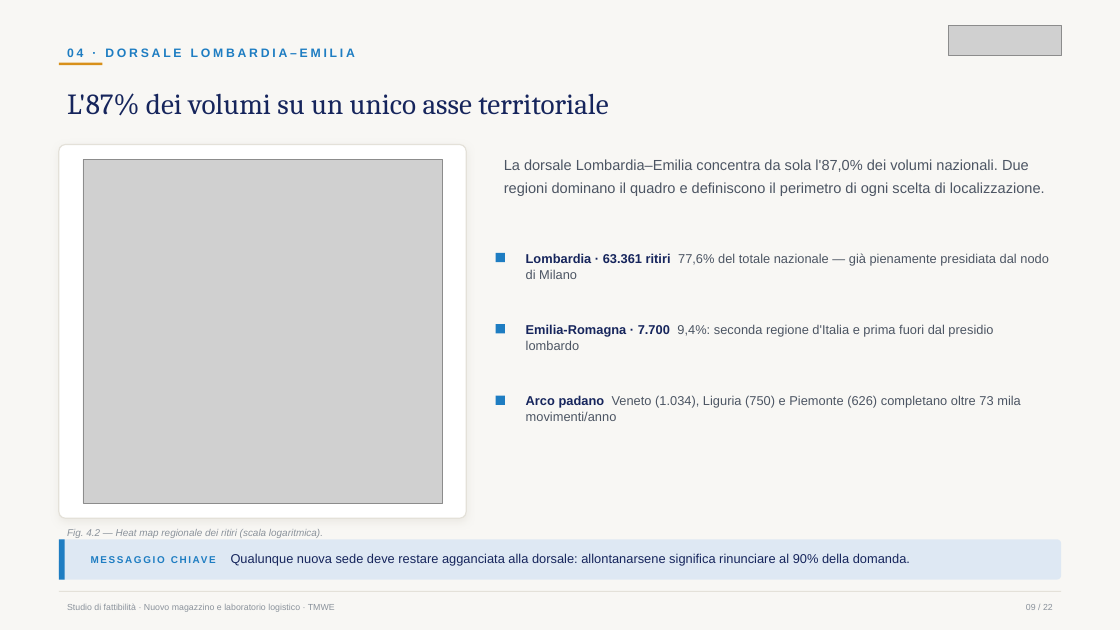
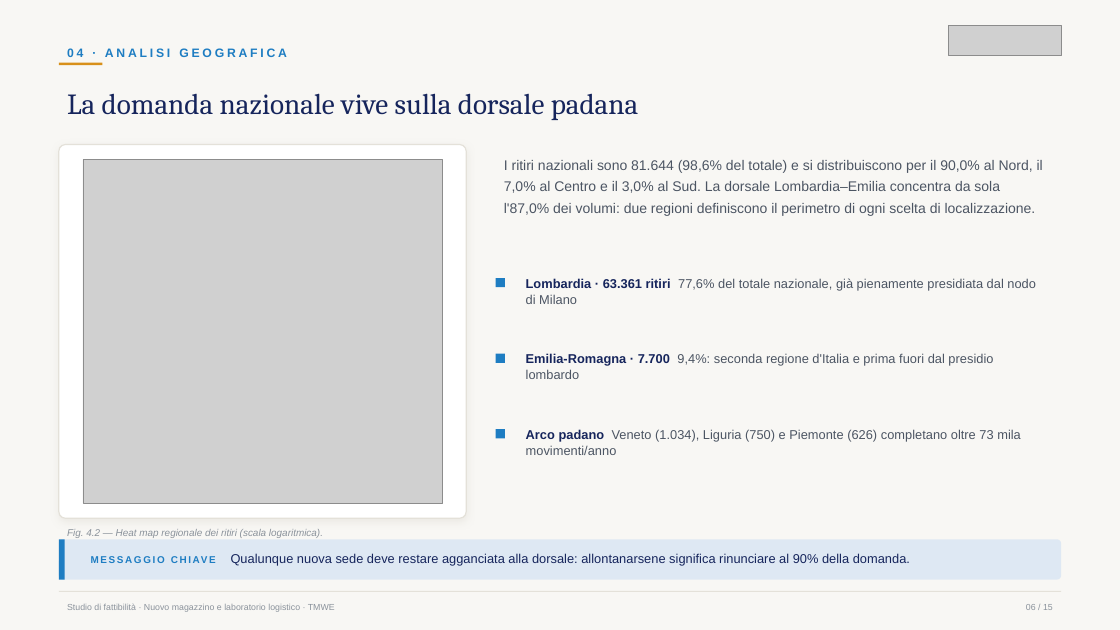
Before and after one commit to rajuferr-sketch/PptxGenJS, a slide deck: slide 6 of Studio-Fattibilita-TMWE-Bologna.pptx (slide 9 before the commit). Drawn at 1120x630 pixels with LibreOffice and Linux fonts; fonts in the diff are those of the drawing; grey boxes stand for pictures. Boxes give left, top, right and bottom in pixels: in the first picture for what was removed or moved away, otherwise in the second. Text is boxed around its words. In the diff, an @@ line names an element or a change of style, - is before the commit and + after.

```diff
--- a/Studio-Fattibilita-TMWE-Bologna.pptx
+++ b/Studio-Fattibilita-TMWE-Bologna.pptx
@@ text at (67,48,287,57): text changed @@
-04 · DORSALE LOMBARDIA–EMILIA
+04 · ANALISI GEOGRAFICA
@@ text at (67,93,639,120): text changed @@
-L'87% dei volumi su un unico asse territoriale
+La domanda nazionale vive sulla dorsale padana
@@ text at (504,160,1043,216): text changed; size 12.5 to 12 pt @@
-La dorsale Lombardia–Emilia concentra da sola l'87,0% dei volumi nazionali. Due regioni dominano il quadro e definiscono il perimetro di ogni scelta di localizzazione.
+I ritiri nazionali sono 81.644 (98,6% del totale) e si distribuiscono per il 90,0% al Nord, il 7,0% al Centro e il 3,0% al Sud. La dorsale Lombardia–Emilia concentra da sola l'87,0% dei volumi: due regioni definiscono il perimetro di ogni scelta di localizzazione.
@@ rectangle: place and size @@
-rectangle at (496,253,505,262)
+rectangle at (496,278,505,287)
@@ text at (526,278,1036,304): text changed @@
-Lombardia · 63.361 ritiri 77,6% del totale nazionale — già pienamente presidiata dal nodo di Milano
+Lombardia · 63.361 ritiri 77,6% del totale nazionale, già pienamente presidiata dal nodo di Milano
@@ rectangle: place and size @@
-rectangle at (496,324,505,334)
+rectangle at (496,354,505,363)
@@ text "Emilia-Romagna · 7.700 9,4%: seconda ...": place and size @@
-text "Emilia-Romagna · 7.700 9,4%: seconda ..." at (526,324,993,350)
+text "Emilia-Romagna · 7.700 9,4%: seconda ..." at (526,353,993,379)
@@ rectangle: place and size @@
-rectangle at (496,396,505,405)
+rectangle at (496,429,505,439)
@@ text "Arco padano Veneto (1.034), Liguria ...": place and size @@
-text "Arco padano Veneto (1.034), Liguria ..." at (526,395,1021,421)
+text "Arco padano Veneto (1.034), Liguria ..." at (526,429,1021,455)
```
Also in this commit, not shown: 12 other slides changed, 1 slide added, 8 slides removed, 3 other files.
